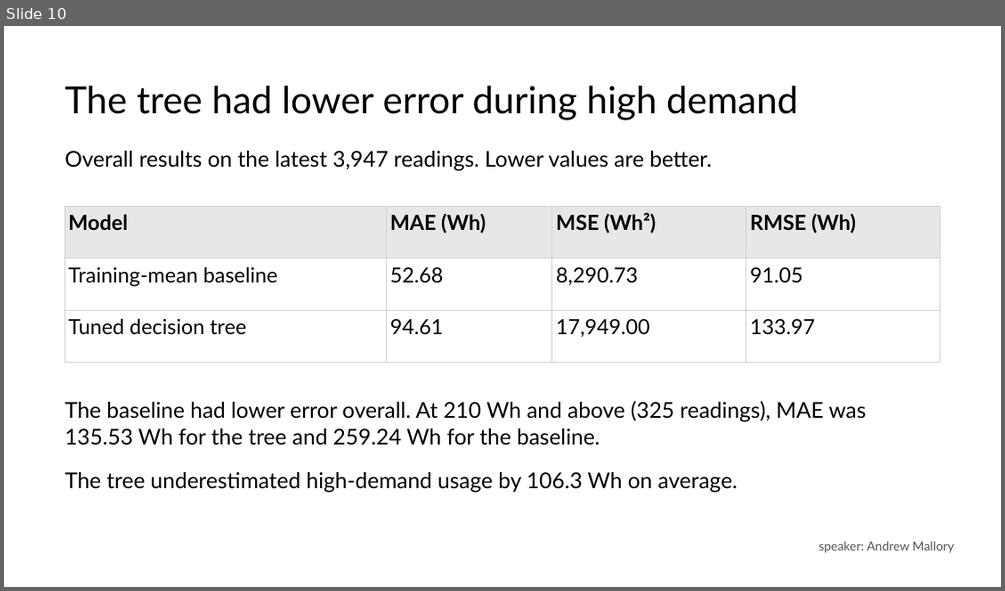
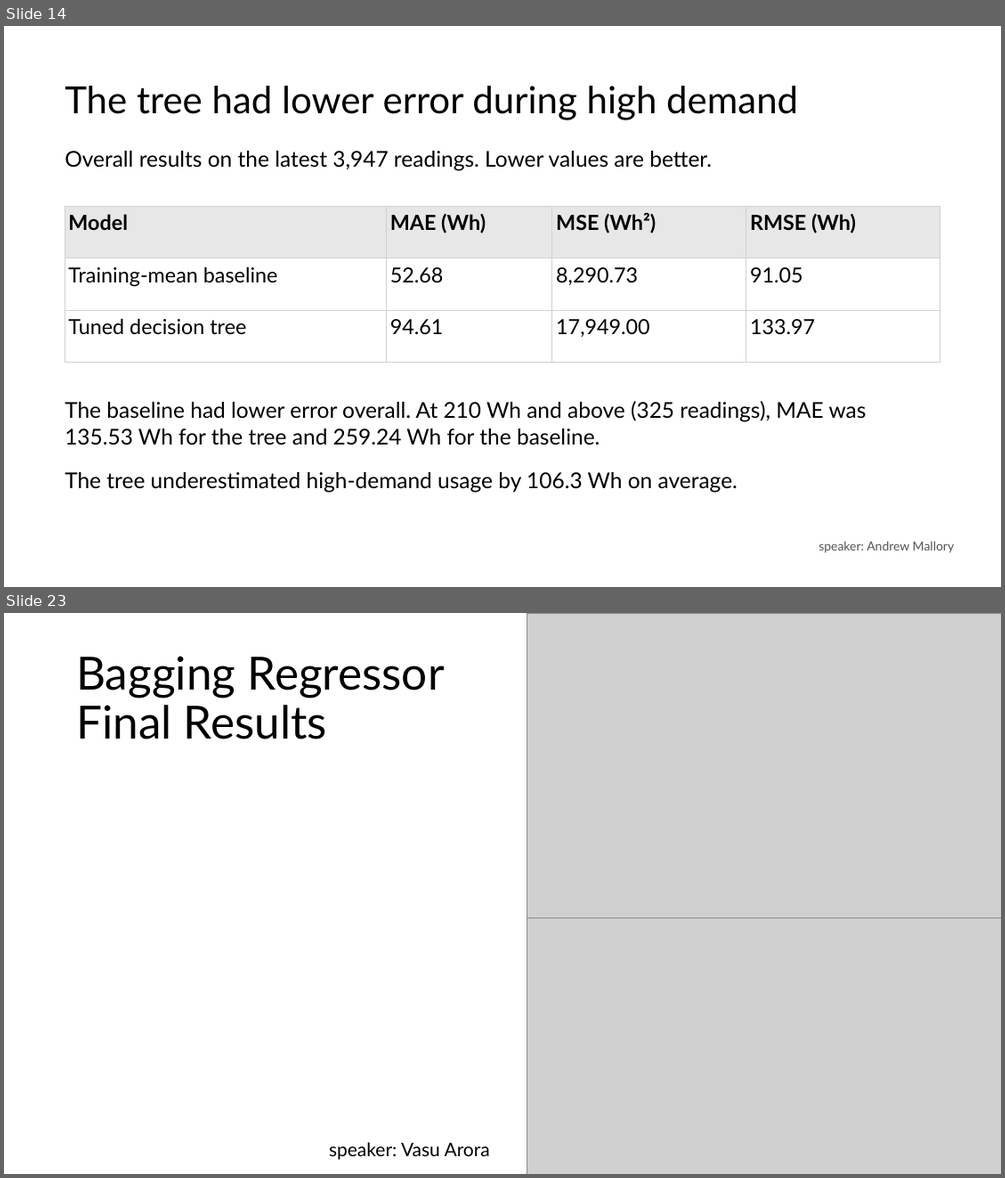
Before and after one commit to va2324/CSC3730-Group3, a slide deck: shared_report_&_presentation/group_presentation.pptx. Shown one above the other, each under a label of ours: slide 10 before the commit, slides 14 and 23 after it; the slides between them are not shown. The pictures are 1005x591 and 1005x1178 pixels, drawn with LibreOffice and Linux fonts; fonts in the diff are those of the drawing; grey boxes stand for pictures. Boxes give left, top, right and bottom in pixels: in the first picture for what was removed or moved away, otherwise in the second. Text is boxed around its words. In the diff, an @@ line names an element or a change of style, - is before the commit and + after.

```diff
--- a/shared_report_&_presentation/group_presentation.pptx
+++ b/shared_report_&_presentation/group_presentation.pptx
@@ slide 23 added at (4,613,1001,1174), background #FFFFFF @@
@@ picture added at (526,613,1001,919) @@
@@ title added at (76,656,445,739), 44 pt, text #000000 @@
+Bagging Regressor Final Results
@@ picture added at (526,918,1001,1174) @@
@@ text added at (329,1142,490,1159), 18 pt, text #000000 @@
+speaker: Vasu Arora
@@ what was slide 10 is now slide 14 @@
```
Also in this commit, not shown: 8 slides changed, 16 other slides added, 1 slide removed.
